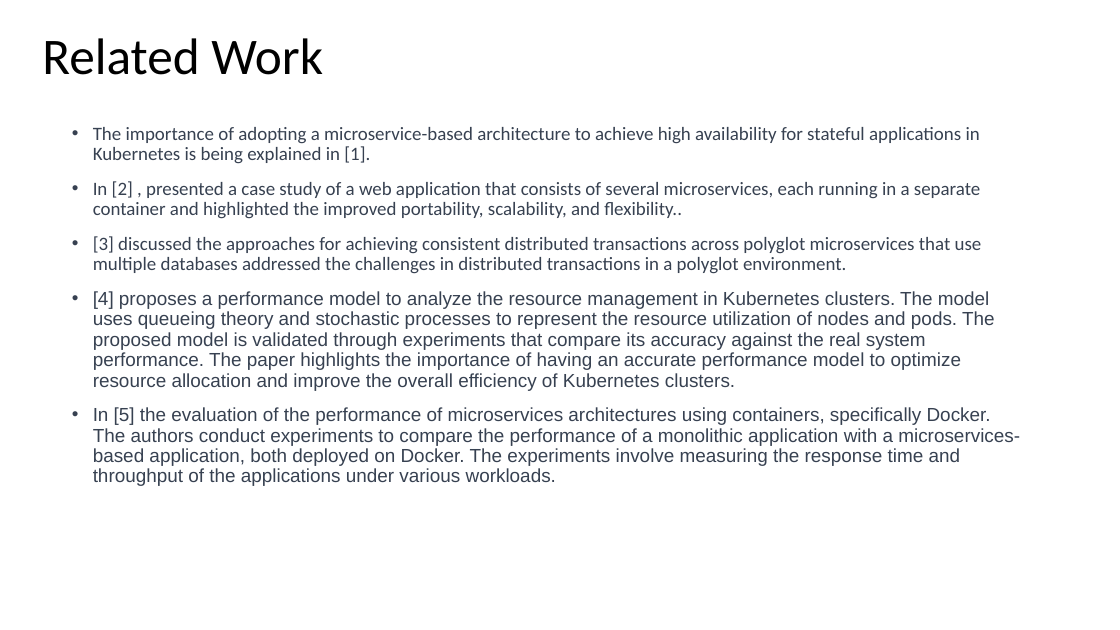
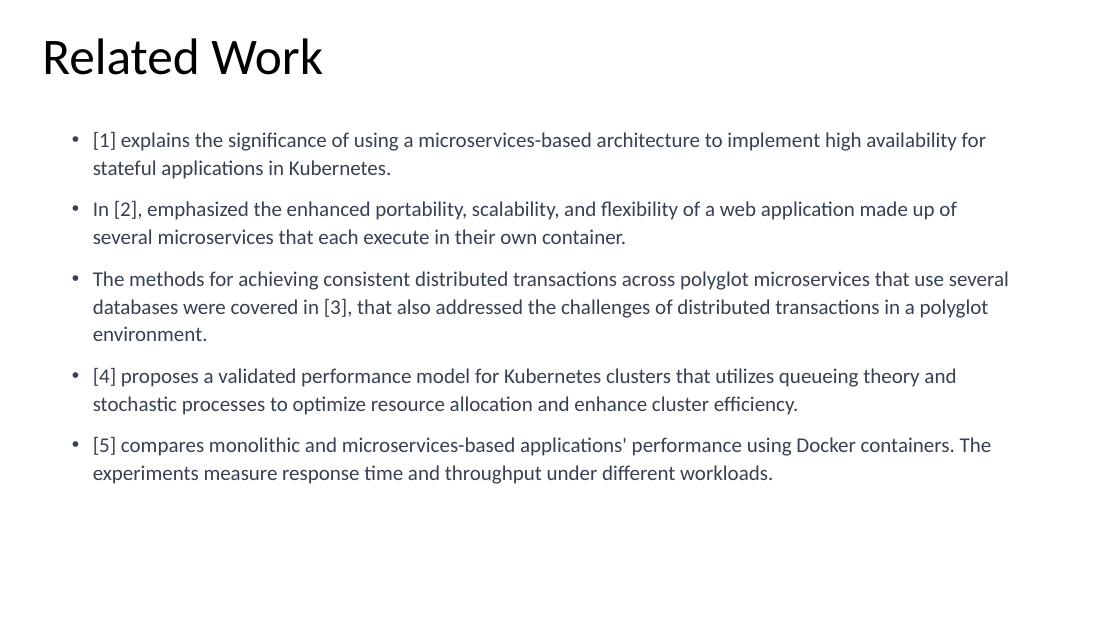
Before and after one commit to vyepuri/capstone-project-team5, a slide deck: slide 5 of Presentations/Presentation.pptx. Drawn at 1120x630 pixels with LibreOffice and Linux fonts; fonts in the diff are those of the drawing. Boxes give left, top, right and bottom in pixels: in the first picture for what was removed or moved away, otherwise in the second. Text is boxed around its words. In the diff, an @@ line names an element or a change of style, - is before the commit and + after.

Commit message:
updated Related works

```diff
--- a/Presentations/Presentation.pptx
+++ b/Presentations/Presentation.pptx
@@ text at <box>93,132,1009,484</box>: text changed; size 16.2 to 18 pt; font Arial to Calibri @@
-• The importance of adopting a microservice-based architecture to achieve high availability for stateful applications in Kubernetes is being explained in [1].
-• In [2] , presented a case study of a web application that consists of several microservices, each running in a separate container and highlighted the improved portability, scalability, and flexibility..
-• [3] discussed the approaches for achieving consistent distributed transactions across polyglot microservices that use multiple databases addressed the challenges in distributed transactions in a polyglot environment.
-• [4] proposes a performance model to analyze the resource management in Kubernetes clusters. The model uses queueing theory and stochastic processes to represent the resource utilization of nodes and pods. The proposed model is validated through experiments that compare its accuracy against the real system performance. The paper highlights the importance of having an accurate performance model to optimize resource allocation and improve the overall efficiency of Kubernetes clusters.
-• In [5] the evaluation of the performance of microservices architectures using containers, specifically Docker. The authors conduct experiments to compare the performance of a monolithic application with a microservices-based application, both deployed on Docker. The experiments involve measuring the response time and throughput of the applications under various workloads.
+• [1] explains the significance of using a microservices-based architecture to implement high availability for stateful applications in Kubernetes.
+• In [2], emphasized the enhanced portability, scalability, and flexibility of a web application made up of several microservices that each execute in their own container.
+• The methods for achieving consistent distributed transactions across polyglot microservices that use several databases were covered in [3], that also addressed the challenges of distributed transactions in a polyglot environment.
+• [4] proposes a validated performance model for Kubernetes clusters that utilizes queueing theory and stochastic processes to optimize resource allocation and enhance cluster efficiency.
+• [5] compares monolithic and microservices-based applications' performance using Docker containers. The experiments measure response time and throughput under different workloads.
```
Also in this commit, not shown: 1 other file.
